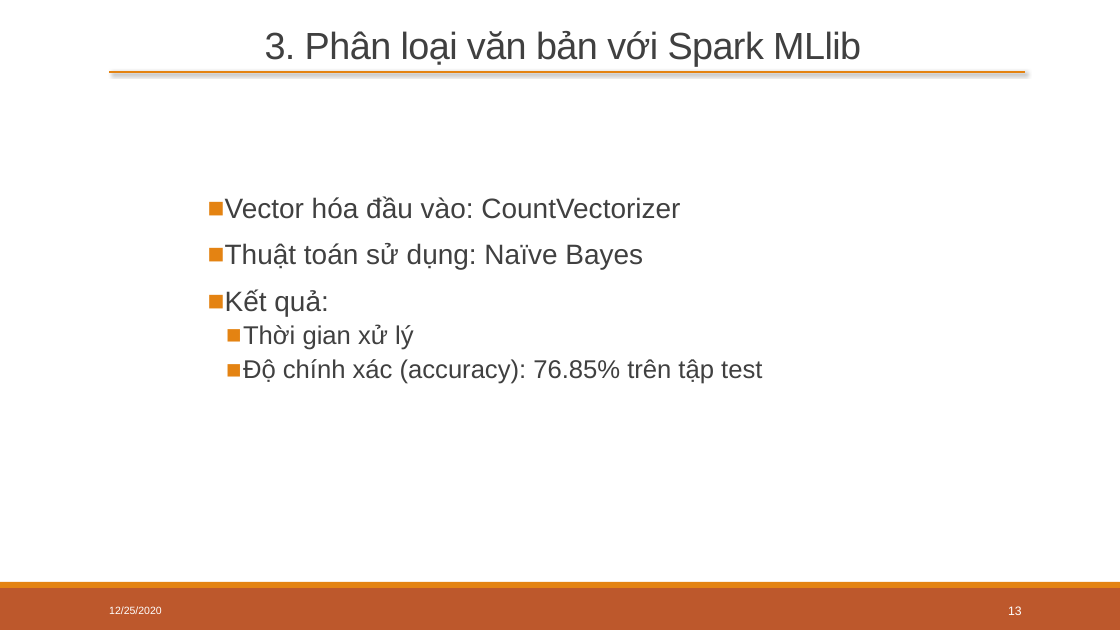
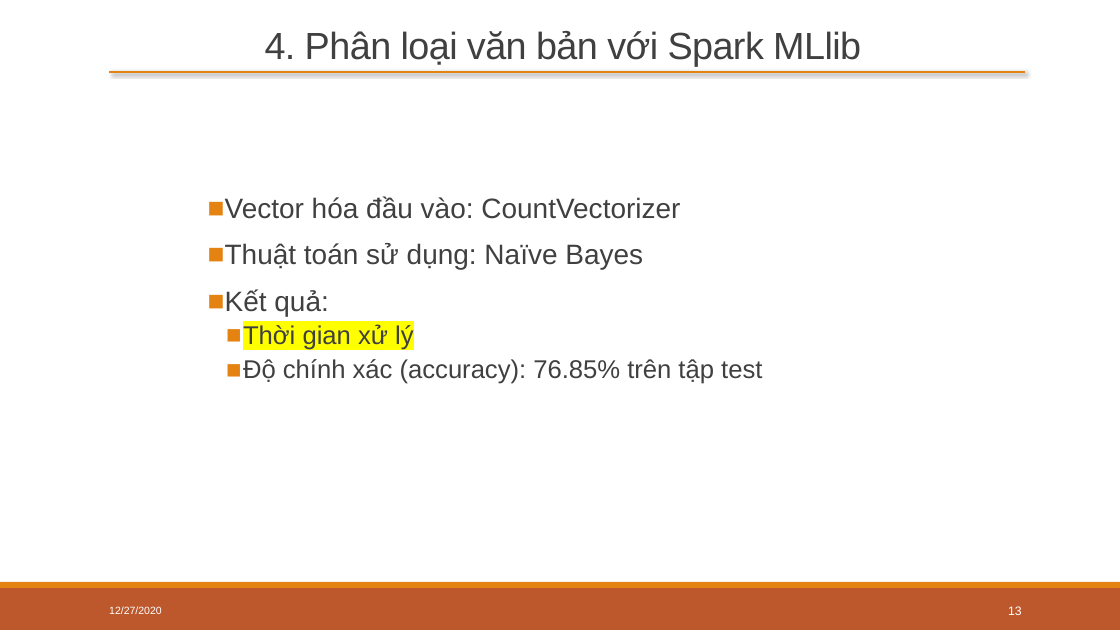
Before and after one commit to trongtuyen99/bigdata_20201, a slide deck: slide 13 of report/docs/Thu thập và xử lý bài báo.pptx. Drawn at 1120x630 pixels with LibreOffice and Linux fonts; fonts in the diff are those of the drawing. Boxes give left, top, right and bottom in pixels: in the first picture for what was removed or moved away, otherwise in the second. Text is boxed around its words. In the diff, an @@ line names an element or a change of style, - is before the commit and + after.

```diff
--- a/report/docs/Thu thập và xử lý bài báo.pptx
+++ b/report/docs/Thu thập và xử lý bài báo.pptx
@@ title at [265,31,861,66]: text changed @@
-3. Phân loại văn bản với Spark MLlib
+4. Phân loại văn bản với Spark MLlib
@@ text at [243,324,414,350]: highlight none to #FFFF00 in "Thời gian xử lý" @@
@@ text at [109,606,162,614]: text changed @@
-12/25/2020
+12/27/2020
```
Also in this commit, not shown: 18 other slides changed, 1 slide added, 2 other files.
